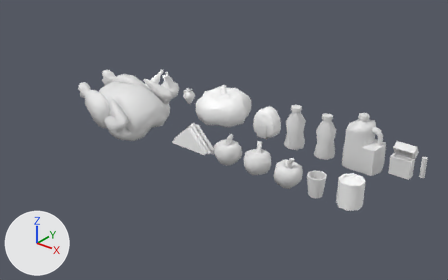
An edit to the FBX model Assets/Art/models/shotgun_clerk_props.fbx, drawn before and after from the same camera.
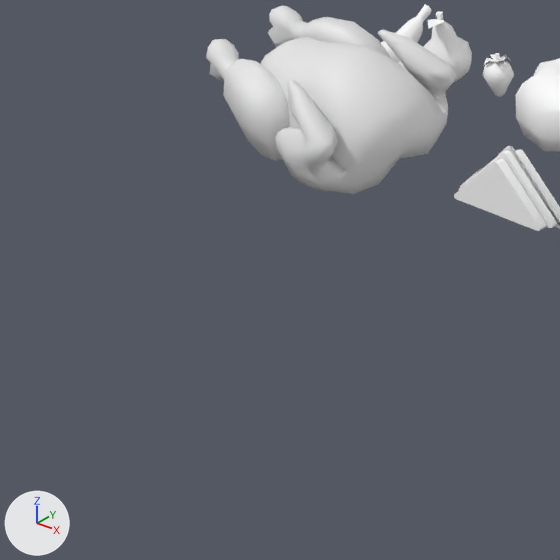
Old and new are each drawn whole from a 50 mm camera at (-5.18, -22.66, 10.97) aimed at (-9.63, -17.09, 7.52) and again close up on the part from 0% to 47% of the width and 24% to 100% of the height. The lights are fixed; the arrows at lower left show +X, +Y and +Z. Where no turn or scale is listed for an object, it has been applied to the vertices.

Names of what the first close-up shows: 'prop_banana_geo', 'prop_pear_geo', 'prop_pumpkin_geo', 'prop_sandwich_geo', 'prop_strawberry_geo', 'prop_turkey_geo'.
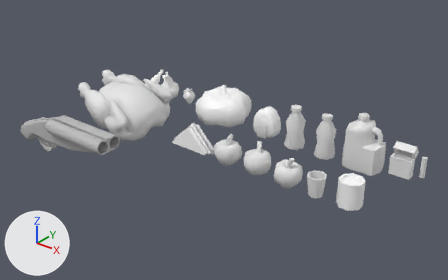
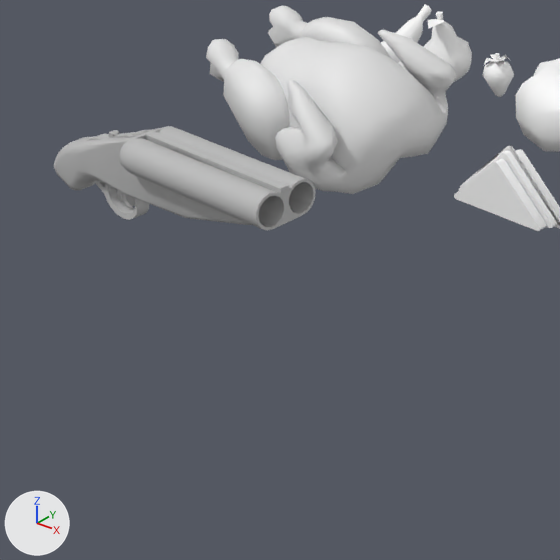
Where the change shows, as pixel boxes [x1, y1, x2, y2] in the close-ups (560 x 560 px):
'prop_shotgun_geo', added: after [54, 126, 316, 230]

Edits to the bpy script that builds the scene:
```text
Add mat_lambert1:
    mat_lambert1 = principled_material('lambert1')
    mat_lambert1.base_color = (0.5, 0.5, 0.5)  # grey #bcbcbc
    mat_lambert1.roughness = 0.553
Add me_mesh:
    me_mesh.from_pydata(...)  # 635 vertices, 665 faces; spans x -1.03..0.68, y -0.09..0.26, z -0.43..0.09
    me_mesh.materials.append(mat_lambert1)  # grey #bcbcbc
Add ob_prop_shotgun_geo:
    ob_prop_shotgun_geo = bpy.data.objects.new('prop_shotgun_geo', me_mesh)
    ob_prop_shotgun_geo.location = (-10.978, -18.503, 7.747)
```
